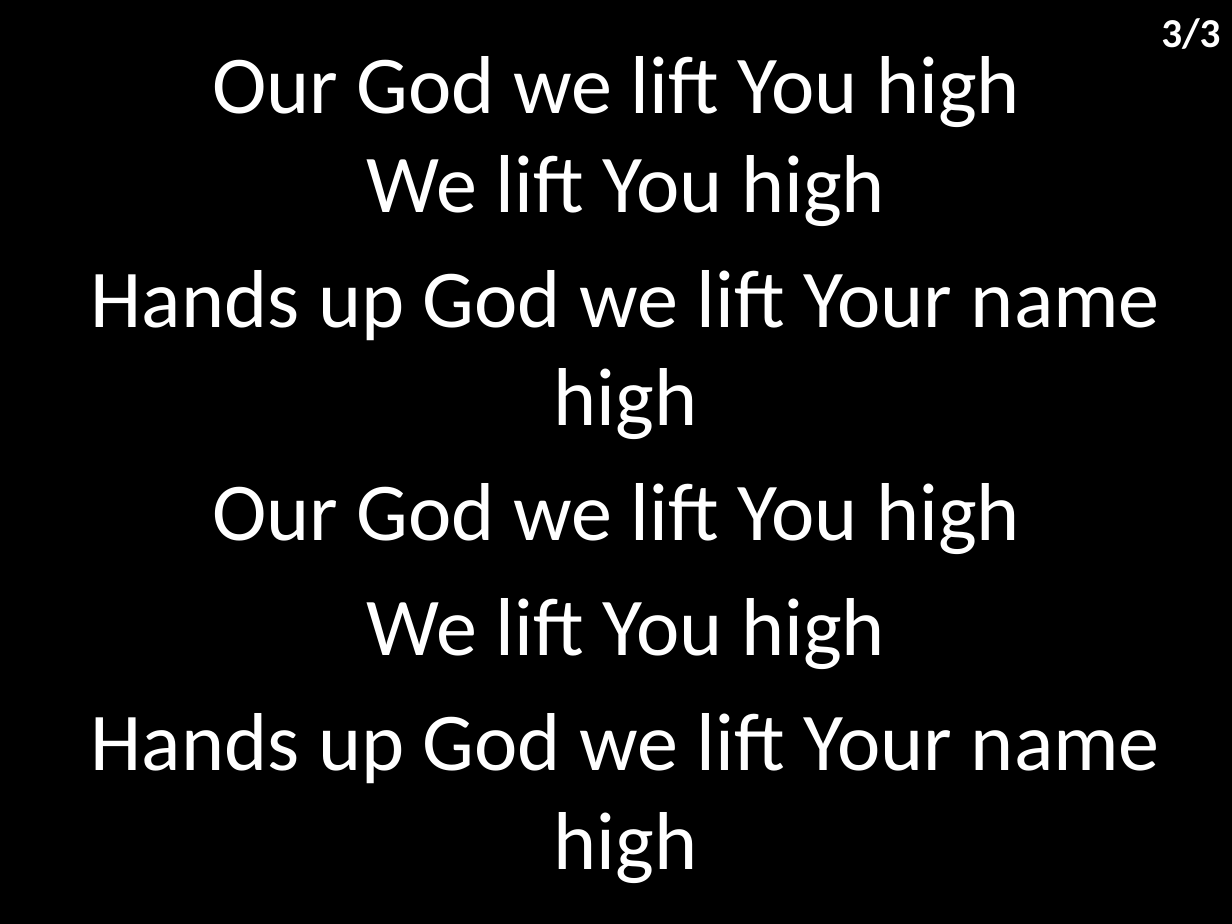
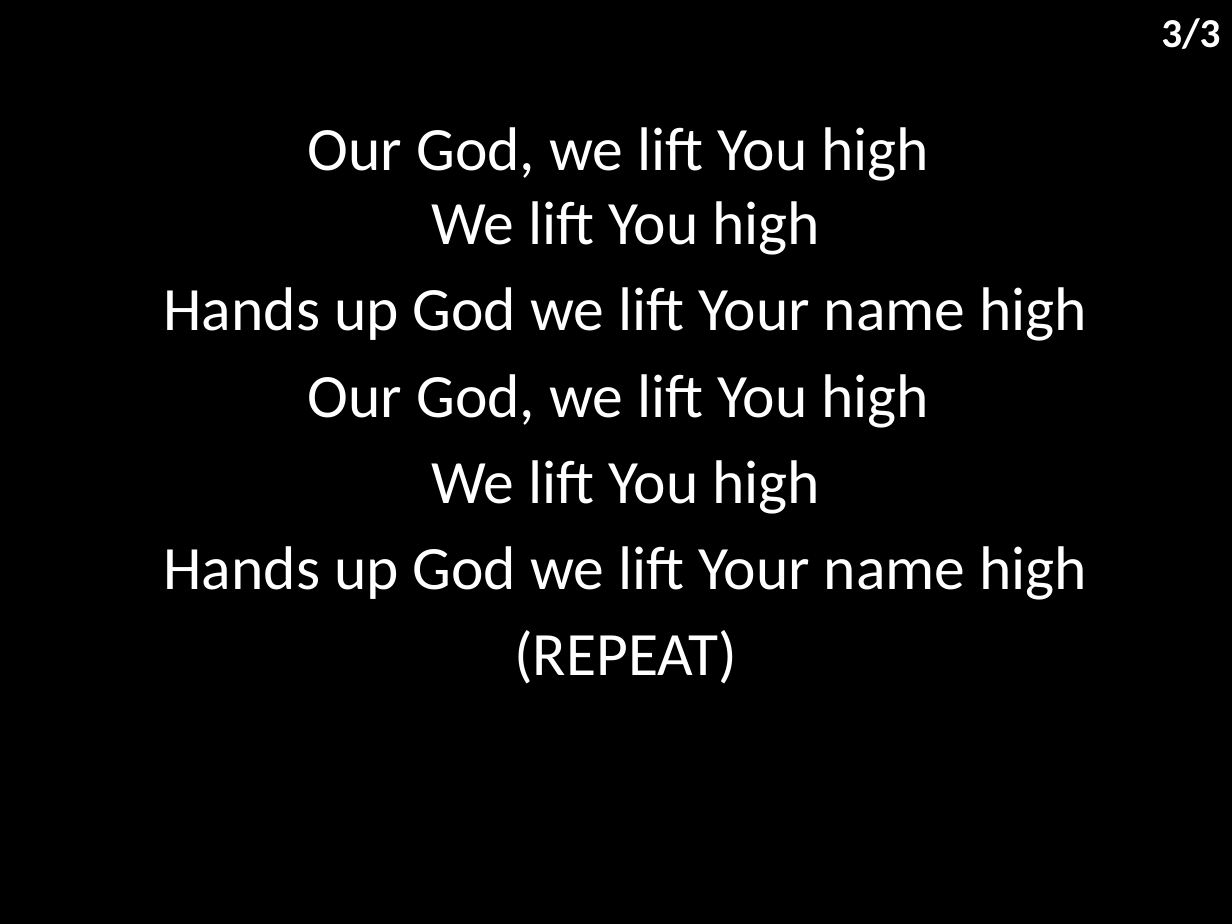
Before and after one commit to hoo-are-ya/worship, a slide deck: slide 4 of docs/songs/wide as the sky.pptx. Drawn at 1232x924 pixels with LibreOffice and Linux fonts; fonts in the diff are those of the drawing. Boxes give left, top, right and bottom in pixels: in the first picture for what was removed or moved away, otherwise in the second. Text is boxed around its words. In the diff, an @@ line names an element or a change of style, - is before the commit and + after.

```diff
--- a/docs/songs/wide as the sky.pptx
+++ b/docs/songs/wide as the sky.pptx
@@ subtitle "Our God, we lift You ...": place and size @@
-subtitle "Our God, we lift You ..." at box(91, 56, 1160, 883)
+subtitle "Our God, we lift You ..." at box(164, 127, 1087, 684)
@@ subtitle at box(308, 127, 929, 255): text changed; size 48 to 36 pt @@
-Our God we lift You high
-We lift You high
+Our God, we lift You high
+We lift You high
@@ subtitle at box(164, 287, 1087, 684): size 48 to 36 pt in "Hands up God we lift Your name ...", "We lift You high", "Hands up God we lift Your name ...", "(REPEAT)"; less space between paragraphs @@
@@ subtitle at box(308, 374, 929, 428): text changed; size 48 to 36 pt @@
-Our God we lift You high
+Our God, we lift You high
```
Also in this commit, not shown: 2 other slides changed, 6 other files.
